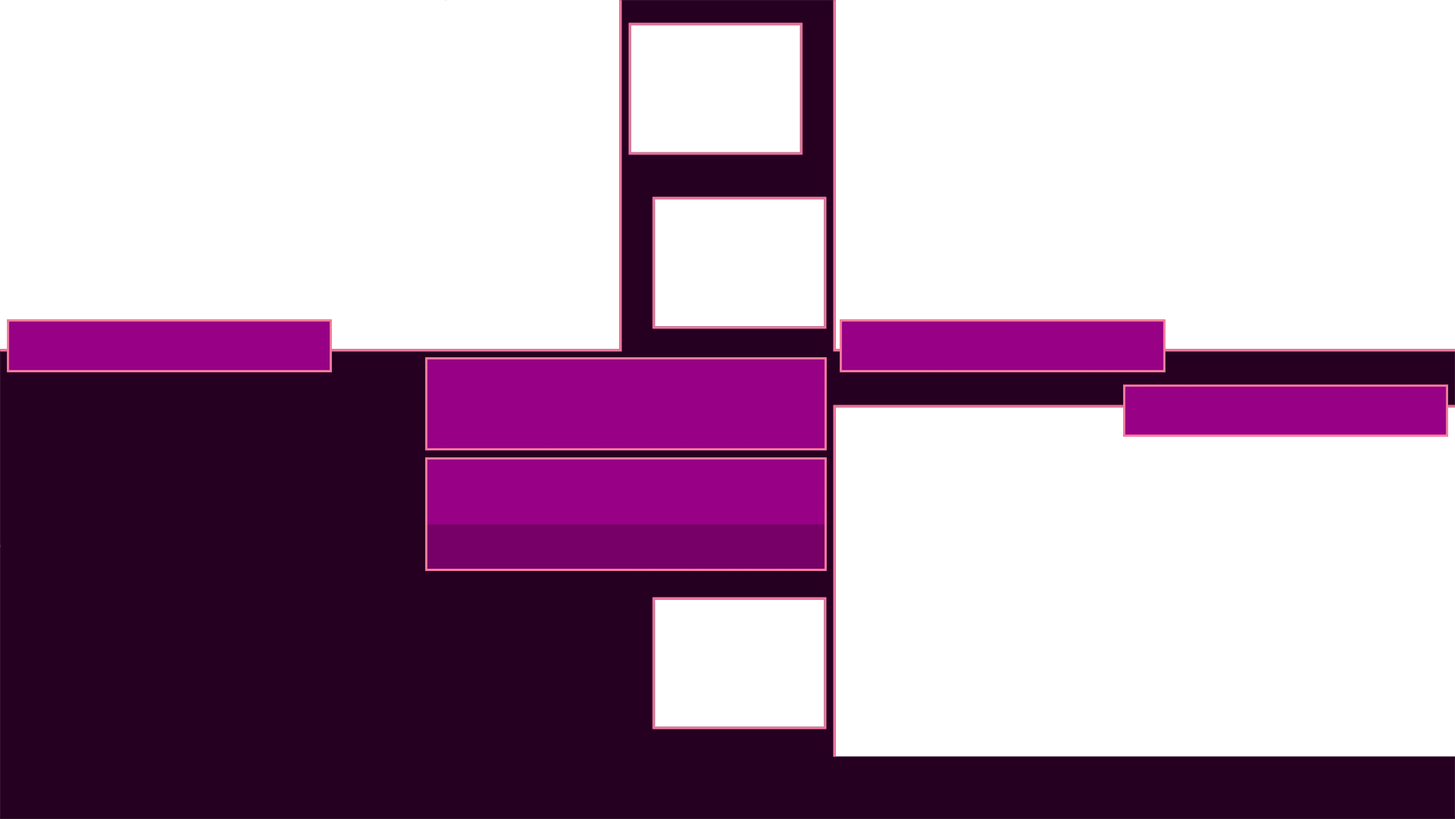
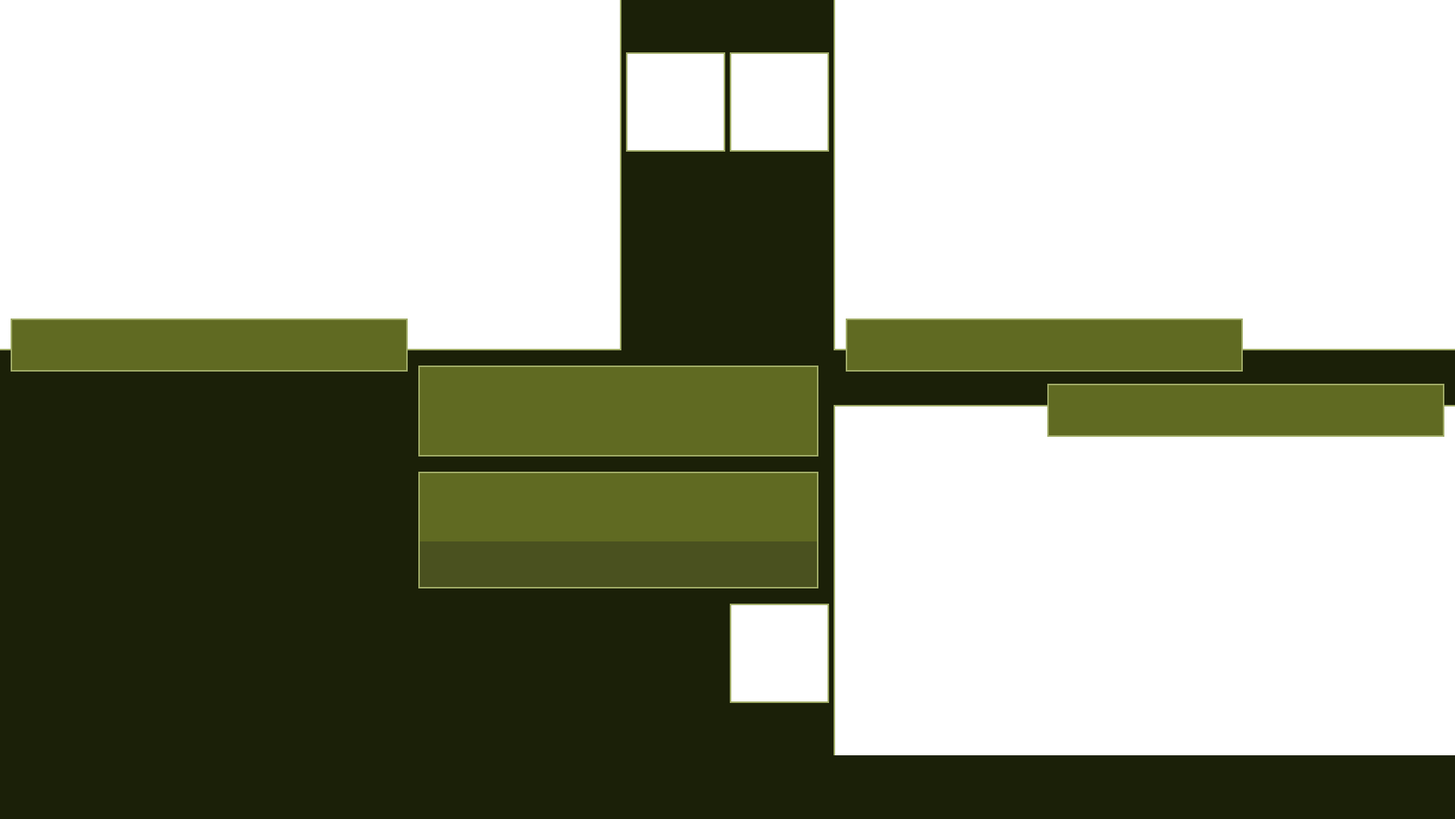
Two versions of the same layered image (1455x819). Layer-by-layer changes:
moved "Category" above "Timer", painted on it over [left=418, top=457, right=827, bottom=589]
moved "Timer" above "Player 1", painted on it over [left=418, top=357, right=827, bottom=457]
renamed "Player 1 Name" to "Player 1", painted on it over [left=6, top=318, right=408, bottom=373]
renamed "Player 2 Name" to "Player 2", painted on it over [left=839, top=318, right=1244, bottom=373]
renamed "Player 3 Name" to "Player 3", painted on it over [left=1047, top=383, right=1449, bottom=437]
painted on "Panel Borders" over [left=0, top=0, right=1455, bottom=757]
painted on "Background" over [left=0, top=0, right=1455, bottom=819]
